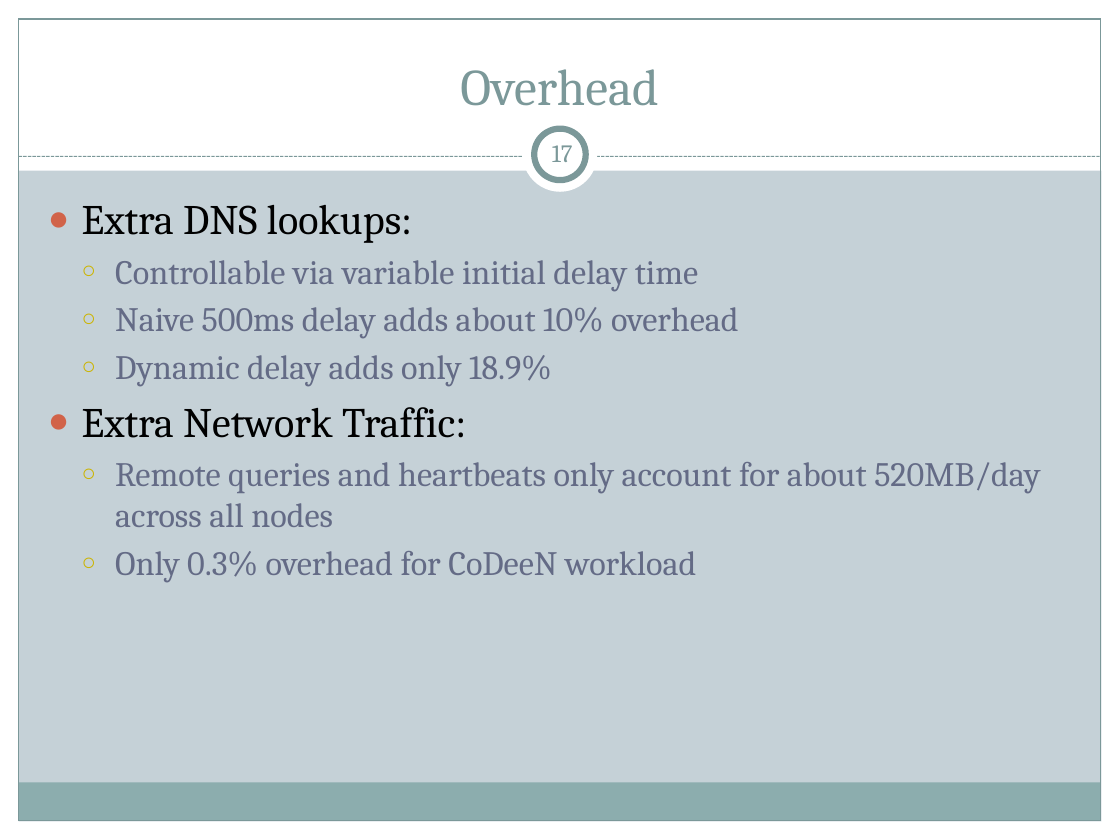
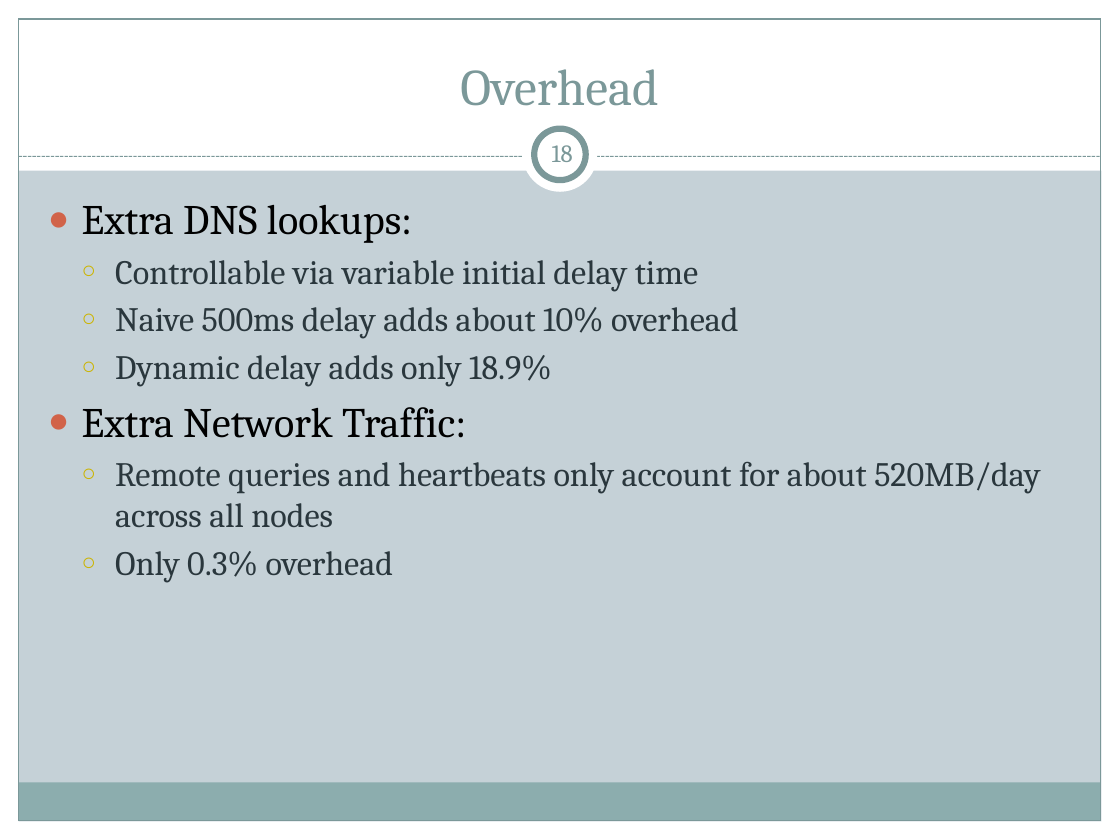
Before and after one commit to cs525-koala/documents, a slide deck: slide 18 of p2p/P2P Apps.pptx (slide 17 before the commit). Drawn at 1120x840 pixels with LibreOffice and Linux fonts; fonts in the diff are those of the drawing. Boxes give left, top, right and bottom in pixels: in the first picture for what was removed or moved away, otherwise in the second. Text is boxed around its words. In the diff, an @@ line names an element or a change of style, - is before the commit and + after.

```diff
--- a/p2p/P2P Apps.pptx
+++ b/p2p/P2P Apps.pptx
@@ page number at [552,145,573,162]: text changed @@
-17
+18
@@ text at [115,260,1040,527]: text colour #646B86 to #2A373D in "Controllable via variable initial delay time", "Naive 500ms delay adds about 10% overhead", "Dynamic delay adds only 18.9%", "Remote queries and heartbeats only account for ..." @@
@@ text at [115,551,394,583]: text changed; text colour #646B86 to #2A373D @@
-  ○ Only 0.3% overhead for CoDeeN workload
+  ○ Only 0.3% overhead
```
Also in this commit, not shown: 47 other slides changed, 1 slide added, 2 slides removed.
